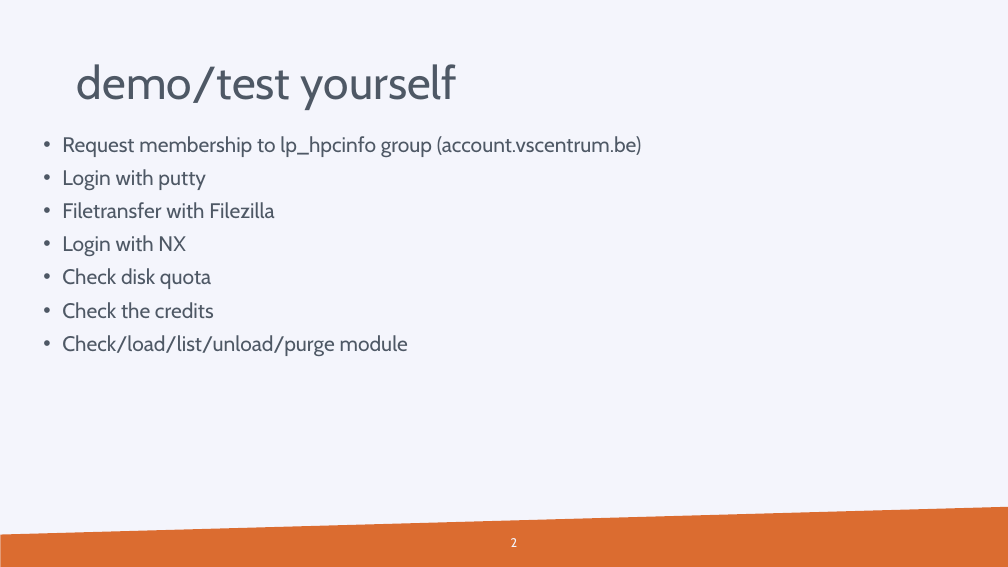
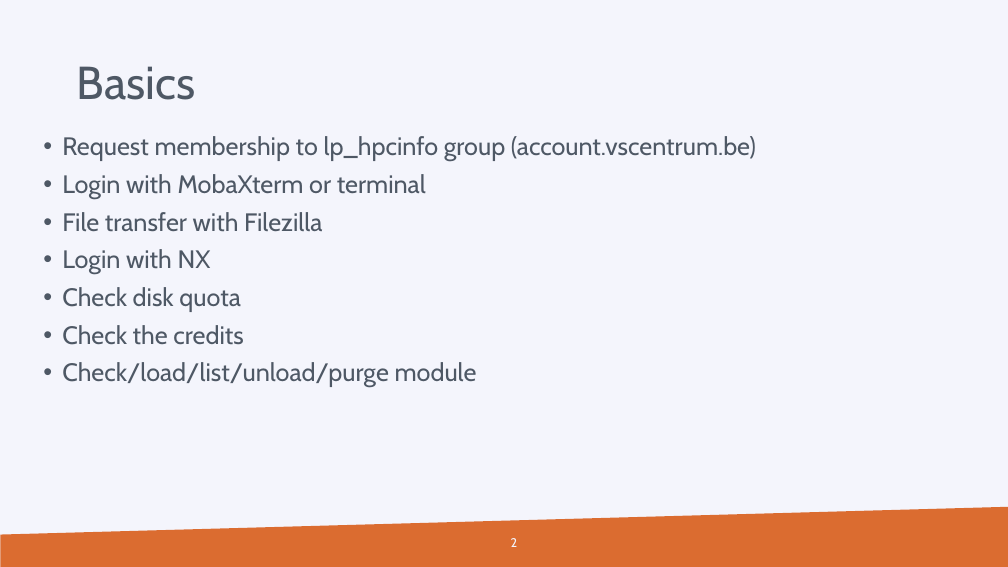
Before and after one commit to hpcleuven/HPC-intro, a slide deck: slide 2 of VSCintro-demo-slurm.pptx. Drawn at 1008x567 pixels with LibreOffice and Linux fonts; fonts in the diff are those of the drawing; background and template pictures are left out. Boxes give left, top, right and bottom in pixels: in the first picture for what was removed or moved away, otherwise in the second. Text is boxed around its words. In the diff, an @@ line names an element or a change of style, - is before the commit and + after.

```diff
--- a/VSCintro-demo-slurm.pptx
+++ b/VSCintro-demo-slurm.pptx
@@ title at (77,66,196,100): text changed @@
-demo/test yourself
+Basics
@@ text at (62,136,756,388): size 20 to 24 pt in "Request membership to lp_hpcinfo group (account.vscentrum.be ...", "Login with NX", "Check disk quota", "Check the credits" and 1 more places @@
@@ text at (62,174,426,232): text changed; size 20 to 24 pt @@
-• Login with putty
-• Filetransfer with Filezilla
+• Login with MobaXterm or terminal
+• File transfer with Filezilla
```
Also in this commit, not shown: 2 other slides changed.
